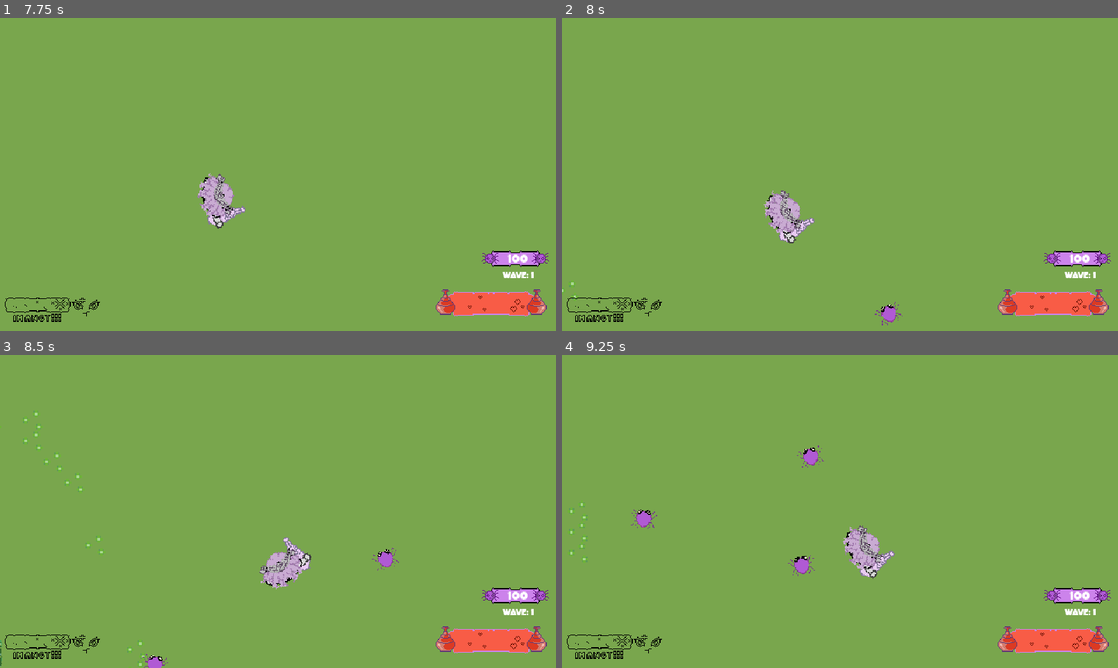
Above: before the commit, frames 1-4 (two rows, left to right).
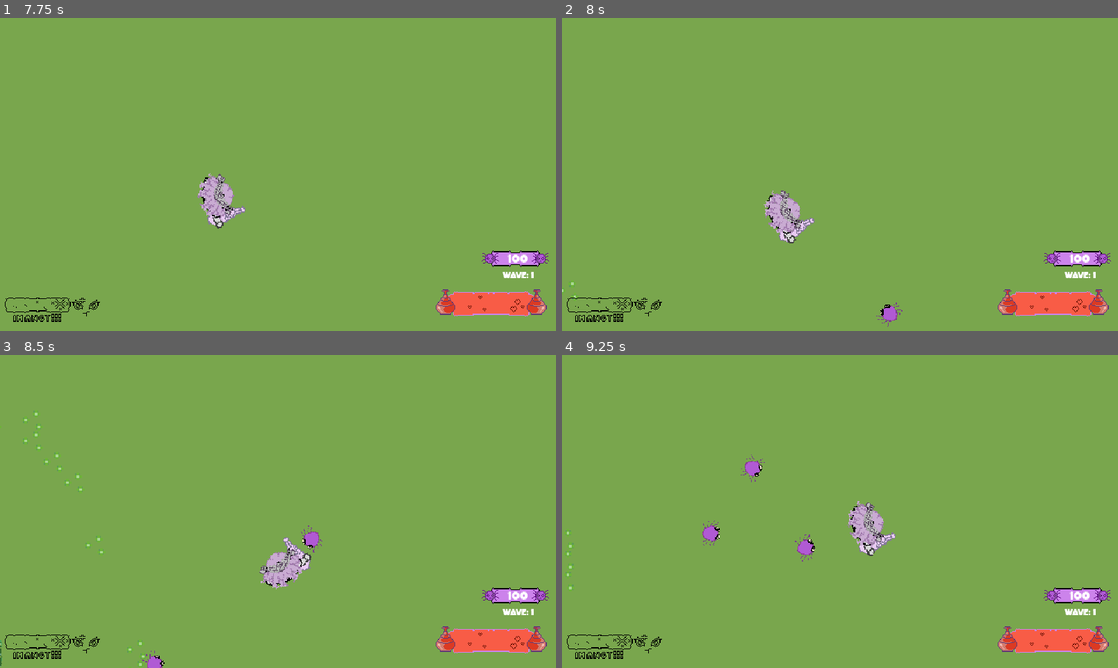
Above: after the commit, the same moments.

Repository: the-kureitibu/buckosGoneNutsGame
Game: Godot game, scene res://scenes/Scenes/level.tscn
Two runs of this game, one before a commit and one after it. Both use one fixed random seed, a clock stepped at 60 frames per second and the inputs below.
Inputs (mouse positions are in pixels of both pictures, inside the frame that each line leads up to):
- Up to frame 1 (7.75 s): click (272, 212) at 0.52 s; click (283, 212) at 1.27 s; click "Select" at 2 s; tap Enter at 2.75 s; move the mouse to (400, 158) at 2.77 s; hold D (right) 2.78-3.53 s; tap W (top) every 0.75 s from 2.85 to 7.35 s; move the mouse to (166, 190) at 3.52 s; hold S (down) 3.53-4.28 s; move the mouse to (333, 105) at 4.27 s; hold D (right) 4.28-5.78 s; move the mouse to (250, 237) at 5.02 s; move the mouse to (444, 221) at 5.77 s; hold A (left) 5.78-7.28 s; move the mouse to (111, 127) at 6.52 s; move the mouse to (305, 174) at 7.27 s; hold S (down) from 7.28 s (still down)
- Up to frame 2 (8 s): keep holding S (down)
- Up to frame 3 (8.5 s): move the mouse to (194, 433) at 8.02 s; release S (down) at 8.03 s; hold D (right) from 8.03 s (still down); tap W (top) at 8.1 s
- Up to frame 4 (9.25 s): keep holding D (right); move the mouse to (962, 495) at 8.77 s; tap W (top) at 8.85 s

Frame 1 is identical in both runs. In frame 2, less than 0.1% of the frame differs, in the area x 56-62%, y 90-99%; in frame 3, 0.3%; in frame 4, 2.2%, in the area x 0-60%, y 28-76%.

Commit message:
Comment out Navigation agent. Fixed optimization and Status Effects

Diff:
--- a/scenes/Scenes/bucko.gd
+++ b/scenes/Scenes/bucko.gd
@@ -1,8 +1,8 @@
 extends CharacterBody2D
 
 #Basic Info
-var speed = 50
-var current_speed = speed
+var speed := 50.0
+var original_speed := speed
 var can_dash: bool = true
 var is_dashing: bool = false
 var dash_speed_multiplier = 5.0
@@ -42,8 +42,8 @@
 
 	#await get_tree().create_timer(duration).timeout
 
-	set_physics_process(true)
-	is_snared = false
+	#set_physics_process(true)
+	#is_snared = false
 
 func slowed(multiplier: float, duration: float):
 	if is_slowed:
@@ -51,12 +51,13 @@
 	is_slowed = true
 	slow_time_left = duration
 	slow_multiplier = multiplier
+	speed = original_speed * multiplier
 	#$NavigationAgent2D.max_speed *= multiplier
 	#
 	#await get_tree().create_timer(duration).timeout
 #
 	#$NavigationAgent2D.max_speed = speed
-	is_slowed = false
+	#is_slowed = false
 
 func _ready() -> void:
 	set_physics_process(true)
@@ -98,9 +99,11 @@
 		slow_time_left -= delta
 		if slow_time_left <= 0.0:
 			is_slowed = false
-			nav_agent.max_speed = speed
+			speed = original_speed
 
 	#Temp steering
+
+
 	if target_dir:
 		var target_dir = (target_dir.global_position - global_position).normalized()
 		var avoid = Vector2.ZERO
@@ -114,8 +117,23 @@
 
 		var final_dir = (target_dir + avoid).normalized()
 		velocity = final_dir * speed
+
+
+		if is_dashing:
+			velocity = final_dir * speed * dash_speed_multiplier
+		else:
+			velocity = final_dir * speed
+
 		move_and_slide()
-		look_at(target_dir)
+
+		if final_dir.length() > 0.1:
+			rotation = final_dir.angle()
+
+			if is_dashing and $AnimationPlayer.current_animation != "bucko_dash":
+				$AnimationPlayer.play("bucko_dash")
+			elif !is_dashing and $AnimationPlayer.current_animation != "bucko_walk":
+				$AnimationPlayer.play("bucko_walk")
+
 
 
 	#var next_path_position = nav_agent.get_next_path_position()
--- a/scenes/Scenes/bucko.tscn
+++ b/scenes/Scenes/bucko.tscn
@@ -75,7 +75,7 @@
 [sub_resource type="CircleShape2D" id="CircleShape2D_i3jya"]
 radius = 95.0474
 
-[node name="Bucko" type="CharacterBody2D" node_paths=PackedStringArray("buckoN", "buckoD")]
+[node name="Bucko" type="CharacterBody2D" node_paths=PackedStringArray("buckoN", "buckoD") groups=["enemies"]]
 collision_layer = 2
 collision_mask = 31
 motion_mode = 1
--- a/scenes/u_i/stats_bar.gd
+++ b/scenes/u_i/stats_bar.gd
@@ -9,10 +9,8 @@
 #update when signal received, run current count
 
 func _ready() -> void:
-	Globals.change_wave.connect(update_stat)
+	Globals.stat_change.connect(update_stat)
 	Globals.change_mobs_count.connect(update_remaining_mobs)
-	print(Globals.defeated_mobs)
-	print(enemy_remaining.text)
 	update_health()
 	update_ragebar()
 	update_wave_count()
